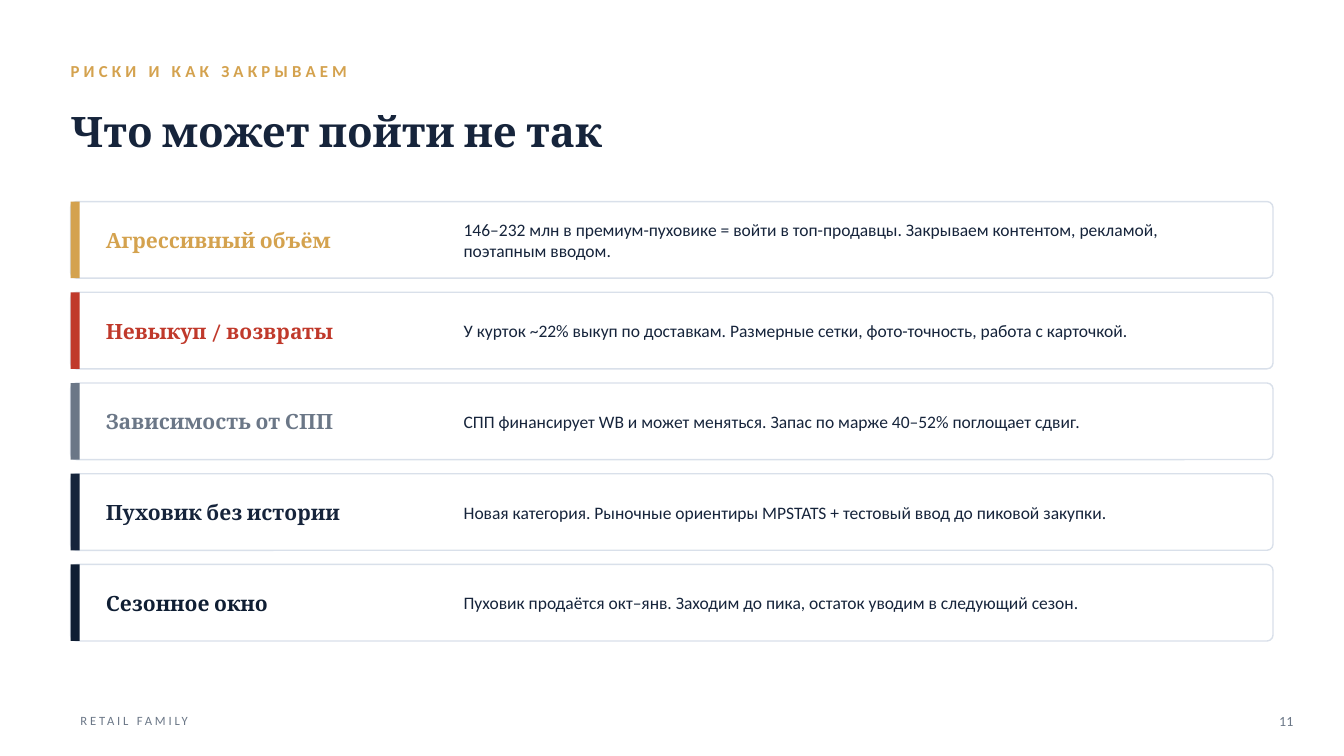
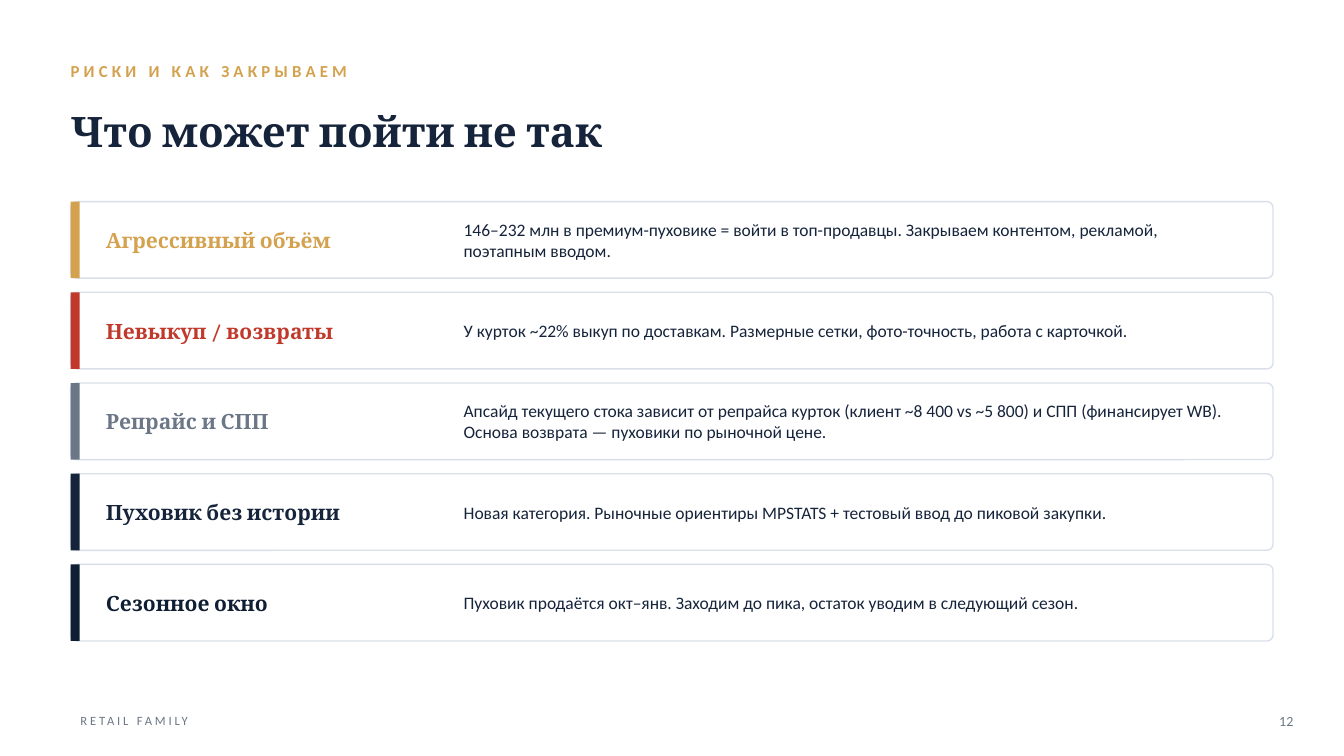
Before and after one commit to mopankratov-cmyk/finance-panel, a slide deck: slide 12 of docs/Retail-Family-Investor.pptx (slide 11 before the commit). Drawn at 1344x756 pixels with LibreOffice and Linux fonts; fonts in the diff are those of the drawing. Boxes give left, top, right and bottom in pixels: in the first picture for what was removed or moved away, otherwise in the second. Text is boxed around its words. In the diff, an @@ line names an element or a change of style, - is before the commit and + after.

```diff
--- a/docs/Retail-Family-Investor.pptx
+++ b/docs/Retail-Family-Investor.pptx
@@ text at (106, 413, 269, 434): text changed @@
-Зависимость от СПП
+Репрайс и СПП
@@ text at (464, 404, 1222, 441): text changed @@
-СПП финансирует WB и может меняться. Запас по марже 40–52% поглощает сдвиг.
+Апсайд текущего стока зависит от репрайса курток (клиент ~8 400 vs ~5 800) и СПП (финансирует WB). Основа возврата — пуховики по рыночной цене.
@@ text at (1279, 717, 1293, 726): text changed @@
-11
+12
```
Also in this commit, not shown: 3 other slides changed, 2 slides added, 1 slide removed, 4 other files.
